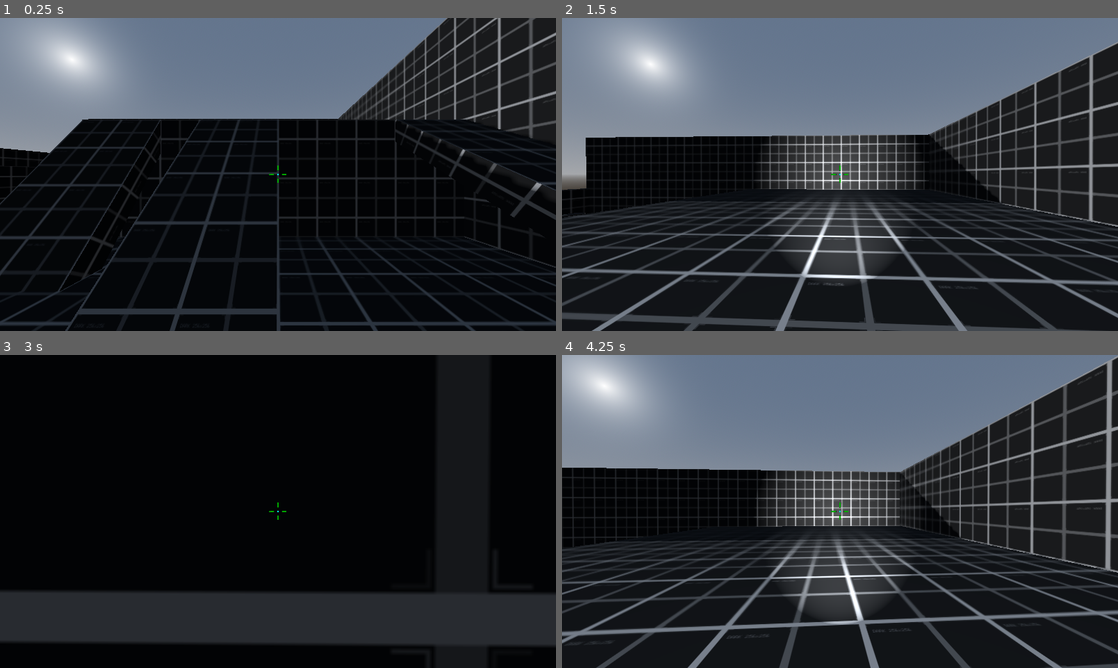
Above: before the commit, frames 1-4 (two rows, left to right).
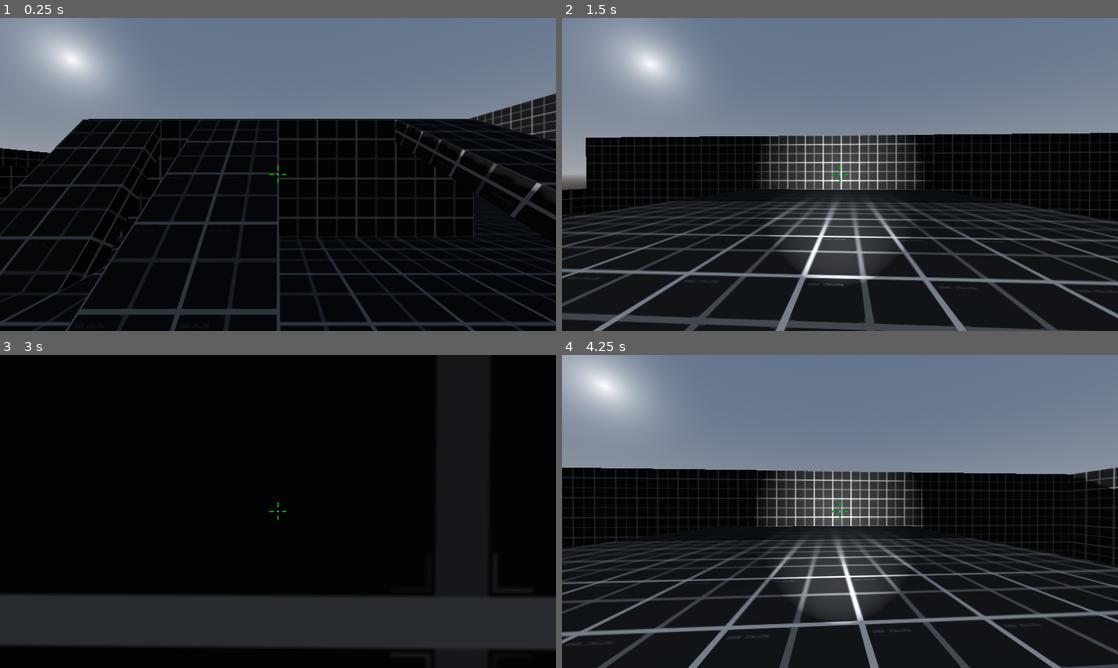
Above: after the commit, the same moments.

Repository: rbarongr/GodotFirstPersonController
Game: Godot game, scene res://Sandbox.tscn
Same seed, same stepped clock (60 frames per second), same inputs: the game is played once before the commit and once after it.
Inputs (mouse positions are in pixels of both pictures, inside the frame that each line leads up to):
- Up to frame 1 (0.25 s): no input
- Up to frame 2 (1.5 s): tap Enter at 0.5 s; move the mouse to (867, 174) at 0.52 s; hold W (move_forward) from 0.53 s (still down); tap Space (jump) at 0.6, 0.77, 1.07 s; move the mouse to (812, 174) at 1.27 s; tap F (flashlight_toggle) at 1.35 s
- Up to frame 3 (3 s): keep holding W (move_forward); tap Space (jump) at 1.52, 1.55, 1.82, 2.3 s; move the mouse to (289, 505) at 2.02 s; hold Ctrl (move_crouch) 2.03-2.78 s; move the mouse to (272, 517) at 2.77 s; tap Shift (move_walk) at 2.85 s
- Up to frame 4 (4.25 s): keep holding W (move_forward); tap Space (jump) at 3.02, 3.05, 3.32, 3.6, 3.77, 4.07 s; move the mouse to (878, 514) at 3.52 s

The runs differ from the first frame. In frame 1, 9.2% of the frame differs, in the area x 0-100%, y 0-100%; in frame 2, 7.9%; in frame 3, 1.6%; in frame 4, 11%.

Commit message:
adding player collision head; larger sandbox

Diff:
--- a/Player/player.gd
+++ b/Player/player.gd
@@ -44,10 +44,11 @@
 var jump_vel: Vector3 # Jumping velocity
 
 @onready var player: Player = $Player
-@onready var player_capsule: CollisionShape3D = $CShape
-@onready var camera: Camera3D = $Camera
-@onready var flashlight: SpotLight3D = $Camera/PlayerFlashlight
-@onready var raycast_vertical: RayCast3D = $CollisionRayTop
+@onready var player_capsule: CollisionShape3D = $CShapeBody
+@onready var camera: Camera3D = $CShapeHead/Camera
+@onready var flashlight: SpotLight3D = $CShapeHead/Camera/PlayerFlashlight
+@onready var raycast_vertical: RayCast3D = $CShapeHead/CollisionRayTop
+@onready var racyast_crosshair: RayCast3D = $CShapeHead/Camera/CollisionRayCrosshair
 
 func _ready() -> void:
 	capture_mouse()
@@ -138,6 +139,9 @@
 	else:
 		jump_vel = Vector3.ZERO if is_on_floor() else jump_vel.move_toward(Vector3.ZERO, gravity * delta)
 
+	if raycast_vertical.is_colliding():
+		jump_vel = Vector3.ZERO
+
 	return jump_vel
 
 func _process(delta: float):
--- a/Player/player.tscn
+++ b/Player/player.tscn
@@ -1,33 +1,41 @@
-[gd_scene load_steps=4 format=3 uid="uid://cdk6hwb4hi2wc"]
+[gd_scene load_steps=5 format=3 uid="uid://cdk6hwb4hi2wc"]
 
-[ext_resource type="Script" path="res://Player/player.gd" id="1_bjf00"]
-[ext_resource type="Texture2D" uid="uid://57f5ku7qlfsv" path="res://Assets/crosshair.png" id="2_bg6hw"]
+[ext_resource type="Script" path="res://Player/player.gd" id="1_4wkkg"]
+[ext_resource type="Texture2D" uid="uid://57f5ku7qlfsv" path="res://Assets/crosshair.png" id="2_qo25l"]
 
 [sub_resource type="CapsuleShape3D" id="CapsuleShape3D_3rsb5"]
 radius = 0.3
 height = 1.8
 
+[sub_resource type="SphereShape3D" id="SphereShape3D_0jyoh"]
+radius = 0.0922719
+
 [node name="Player" type="CharacterBody3D"]
-script = ExtResource("1_bjf00")
+script = ExtResource("1_4wkkg")
 
-[node name="CShape" type="CollisionShape3D" parent="."]
+[node name="CShapeBody" type="CollisionShape3D" parent="."]
 transform = Transform3D(1, 0, 0, 0, 1, 0, 0, 0, 1, 0, 0.9, 0)
 shape = SubResource("CapsuleShape3D_3rsb5")
 
-[node name="Camera" type="Camera3D" parent="."]
-transform = Transform3D(1, 0, 0, 0, 1, 0, 0, 0, 1, 0, 1.49833, 0)
+[node name="CShapeHead" type="CollisionShape3D" parent="."]
+transform = Transform3D(1, 0, 0, 0, 1, 0, 0, 0, 1, 0, 1.49999, 0)
+shape = SubResource("SphereShape3D_0jyoh")
+
+[node name="Camera" type="Camera3D" parent="CShapeHead"]
+transform = Transform3D(1, 0, 0, 0, 1, 0, 0, 0, 1, 0, 0.00145996, 0)
 fov = 80.0
 
-[node name="PlayerFlashlight" type="SpotLight3D" parent="Camera"]
+[node name="PlayerFlashlight" type="SpotLight3D" parent="CShapeHead/Camera"]
 transform = Transform3D(1, 0, 0, 0, 1, 0, 0, 0, 1, 0, -0.197474, 0)
 light_energy = 100.0
 light_size = 0.5
 shadow_enabled = true
+distance_fade_enabled = true
 spot_range = 50.0
 spot_angle = 25.0
 spot_angle_attenuation = 4.0
 
-[node name="CenterContainer" type="CenterContainer" parent="Camera"]
+[node name="CenterContainer" type="CenterContainer" parent="CShapeHead/Camera"]
 anchors_preset = 8
 anchor_left = 0.5
 anchor_top = 0.5
@@ -42,12 +50,15 @@
 size_flags_horizontal = 4
 size_flags_vertical = 4
 
-[node name="TextureRect" type="TextureRect" parent="Camera/CenterContainer"]
+[node name="TextureRect" type="TextureRect" parent="CShapeHead/Camera/CenterContainer"]
 layout_mode = 2
-texture = ExtResource("2_bg6hw")
+texture = ExtResource("2_qo25l")
 stretch_mode = 5
 
-[node name="CollisionRayTop" type="RayCast3D" parent="."]
-transform = Transform3D(1, 0, 0, 0, 1, 0, 0, 0, 1, 0, 1.50126, 0)
-target_position = Vector3(0, 0.3, 0)
+[node name="CollisionRayCrosshair" type="RayCast3D" parent="CShapeHead/Camera"]
+target_position = Vector3(0, 0, -100)
+
+[node name="CollisionRayTop" type="RayCast3D" parent="CShapeHead"]
+transform = Transform3D(1, 0, 0, 0, 1, 0, 0, 0, 1, 0, 0.00127006, 0)
+target_position = Vector3(0, 0.4, 0)
 collide_with_areas = true
--- a/Sandbox.tscn
+++ b/Sandbox.tscn
@@ -39,6 +39,12 @@
 material = SubResource("StandardMaterial3D_p85vg")
 
 [node name="Floor3" type="CSGBox3D" parent="Platform"]
+transform = Transform3D(1, 0, 0, 0, 1, 0, 0, 0, 1, 9.99301, -0.25, -5)
+use_collision = true
+size = Vector3(10, 0.5, 20)
+material = SubResource("StandardMaterial3D_p85vg")
+
+[node name="Floor13" type="CSGBox3D" parent="Platform"]
 transform = Transform3D(1, 0, 0, 0, 1, 0, 0, 0, 1, -10, -0.25, -5)
 use_collision = true
 size = Vector3(10, 0.5, 20)
@@ -56,6 +62,12 @@
 size = Vector3(10, 0.5, 20)
 material = SubResource("StandardMaterial3D_p85vg")
 
+[node name="Floor14" type="CSGBox3D" parent="Platform"]
+transform = Transform3D(1, 0, 0, 0, 1, 0, 0, 0, 1, 9.98957, -0.25, 14.9896)
+use_collision = true
+size = Vector3(10, 0.5, 20)
+material = SubResource("StandardMaterial3D_p85vg")
+
 [node name="Ramp" type="CSGBox3D" parent="Platform"]
 transform = Transform3D(1, 0, 0, 0, 0.866025, -0.5, 0, 0.5, 0.866025, 4, 1.28, -2.264)
 use_collision = true
@@ -98,6 +110,18 @@
 size = Vector3(4, 1, 4)
 material = SubResource("StandardMaterial3D_p85vg")
 
+[node name="Floor12" type="CSGBox3D" parent="Platform"]
+transform = Transform3D(1, 0, 0, 0, 1, 0, 0, 0, 1, -9.83385, 1.36559, 4.1189)
+use_collision = true
+size = Vector3(4, 1, 4)
+material = SubResource("StandardMaterial3D_p85vg")
+
+[node name="Floor15" type="CSGBox3D" parent="Platform"]
+transform = Transform3D(1, 0, 0, 0, 1, 0, 0, 0, 1, -9.83385, 1.22633, 10.5423)
+use_collision = true
+size = Vector3(4, 1, 4)
+material = SubResource("StandardMaterial3D_p85vg")
+
 [node name="Floor9" type="CSGBox3D" parent="Platform"]
 transform = Transform3D(1, 0, 0, 0, 1, 0, 0, 0, 1, -5, 2.21175, 17.8575)
 use_collision = true
@@ -147,13 +171,19 @@
 material = SubResource("StandardMaterial3D_p85vg")
 
 [node name="Wall7" type="CSGBox3D" parent="Platform"]
-transform = Transform3D(-4.37114e-08, 0, 1, 0, 1, 0, -1, 0, -4.37114e-08, 5, 3, -5)
+transform = Transform3D(-4.37114e-08, 0, 1, 0, 1, 0, -1, 0, -4.37114e-08, 15.247, 3, -5)
 use_collision = true
 size = Vector3(20, 6, 0.5)
 material = SubResource("StandardMaterial3D_p85vg")
 
+[node name="Wall14" type="CSGBox3D" parent="Platform"]
+transform = Transform3D(1, 0, 0, 0, 1, 0, 0, 0, 1, 15.0069, 3, -14.9972)
+use_collision = true
+size = Vector3(20, 6, 0.5)
+material = SubResource("StandardMaterial3D_p85vg")
+
 [node name="Wall9" type="CSGBox3D" parent="Platform"]
-transform = Transform3D(-4.37114e-08, 0, 1, 0, 1, 0, -1, 0, -4.37114e-08, 5, 3, 14.997)
+transform = Transform3D(-4.37114e-08, 0, 1, 0, 1, 0, -1, 0, -4.37114e-08, 15.2685, 3, 14.997)
 use_collision = true
 size = Vector3(20, 6, 0.5)
 material = SubResource("StandardMaterial3D_p85vg")
@@ -170,8 +200,20 @@
 size = Vector3(10, 3, 0.5)
 material = SubResource("StandardMaterial3D_p85vg")
 
+[node name="Wall13" type="CSGBox3D" parent="Platform"]
+transform = Transform3D(-4.37114e-08, 0, -1, 0, 1, 0, 1, 0, -4.37114e-08, 5.01922, 1.5, -10)
+use_collision = true
+size = Vector3(10, 3, 0.5)
+material = SubResource("StandardMaterial3D_p85vg")
+
 [node name="Wall6" type="CSGBox3D" parent="Platform"]
 transform = Transform3D(1, 0, 0, 0, 1, 0, 0, 0, 1, -5, 1.5, 24.8069)
 use_collision = true
 size = Vector3(20, 3, 0.5)
 material = SubResource("StandardMaterial3D_p85vg")
+
+[node name="Wall12" type="CSGBox3D" parent="Platform"]
+transform = Transform3D(1, 0, 0, 0, 1, 0, 0, 0, 1, 14.9974, 1.5, 24.8069)
+use_collision = true
+size = Vector3(20, 3, 0.5)
+material = SubResource("StandardMaterial3D_p85vg")
Not shown: 3 places in Sandbox.tscn that only renumber resources
